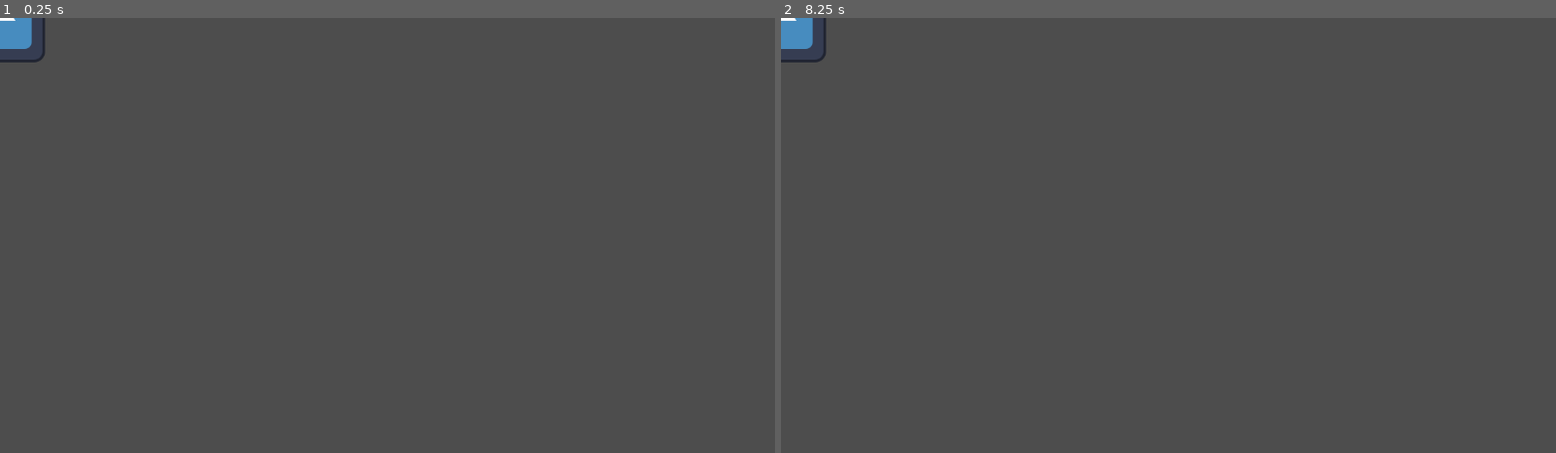
Above: before the commit, frames 1-2 (left to right).
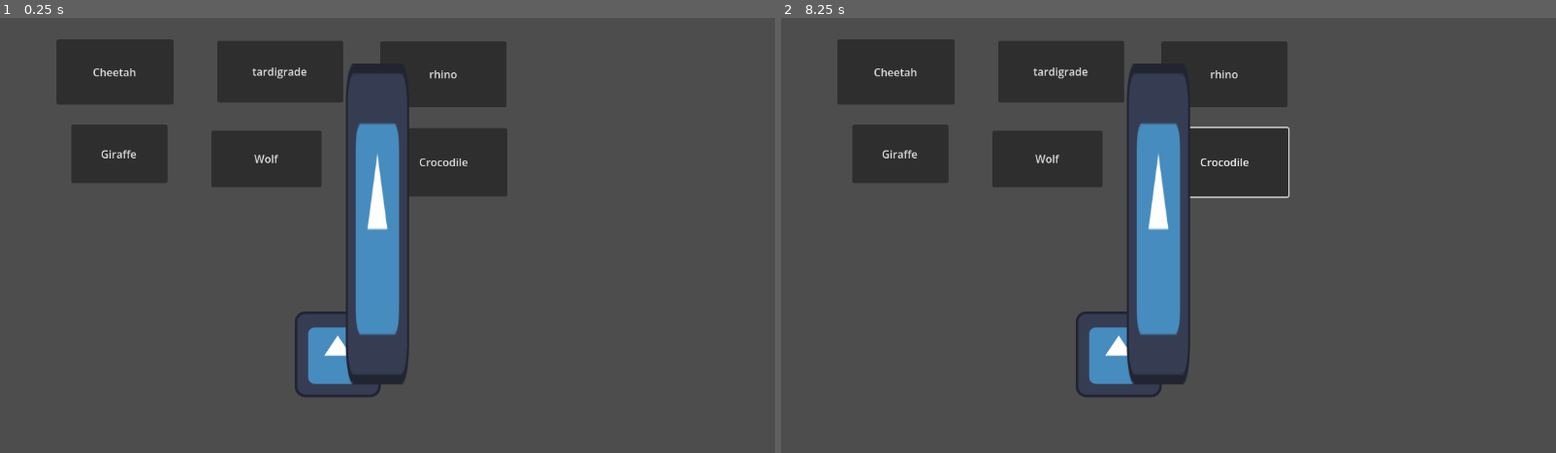
Above: after the commit, the same moments.

Repository: ClimbingWolf/Developing-Natural-Amalgams
Game: Godot game, scene res://Amalgam/amalgam_test.tscn
Two runs of this game, one before a commit and one after it. Both use one fixed random seed, a clock stepped at 60 frames per second and the inputs below. Before the commit the project starts from res://crocodile_head.tscn. The engine's default icon, where the game draws it, is replaced by a stand-in: a white triangle on a blue panel in a dark square.
Inputs (mouse positions are in pixels of both pictures, inside the frame that each line leads up to):
- Up to frame 1 (0.25 s): no input
- Up to frame 2 (8.25 s): click (897, 70) at 0.5 s, where only the run after the commit has a clickable "Cheetah"; click (1060, 70) at 1.25 s, where only the run after the commit has a clickable "tardigrade"; click (1222, 74) at 2 s, where only the run after the commit has a clickable "rhino"; click (897, 152) at 2.75 s, where only the run after the commit has a clickable "Giraffe"; click (1044, 157) at 3.5 s, where only the run after the commit has a clickable "Wolf"; click (1222, 161) at 4.25 s, where only the run after the commit has a clickable "Crocodile"; tap Enter at 5, 6.5, 8 s; move the mouse to (1339, 213) at 5.02 s; hold D (right) 5.03-5.78 s; click (1339, 213) at 5.17 s; tap Space at 5.75, 7.25 s; move the mouse to (1013, 257) at 5.77 s; hold S (down) 5.78-6.53 s; move the mouse to (1246, 139) at 6.52 s; hold D (right) 6.53-7.28 s; move the mouse to (1129, 322) at 7.27 s; hold W (up) 7.28-8.03 s; click (1129, 322) at 7.42 s; move the mouse to (1401, 300) at 8.02 s; hold Left (left) from 8.03 s (still down)

The runs differ from the first frame. In frame 1, 17% of the frame differs, in the area x 0-66%, y 0-88%; in frame 2, 17%.

Commit message:
added amalgams template

Diff:
--- a/Amalgam/AmalgamBody.gd
+++ b/Amalgam/AmalgamBody.gd
@@ -2,5 +2,13 @@
 
 class_name Amalgam_body
 
-@export var atk_mult: float
-@export var hp_mult: float
+@export var atk_mult: float = 1.0
+@export var hp_mult: float = 1.0
+
+func attatch_head(head):
+	$Head.add_child(head)
+	on_attatch(head)
+	pass
+
+func on_attatch(head):
+	pass
--- /dev/null
+++ b/Amalgam/amalgam_test.gd
@@ -0,0 +1,30 @@
+extends Node2D
+
+var cheetah = load("res://Amalgam/cheetah_body.tscn")
+var giraffe = load("res://Amalgam/giraffe_head.tscn")
+var currentBody
+var currentHead
+
+func _ready() -> void:
+	var body = cheetah.instantiate()
+	$Creature.add_child.call_deferred(body)
+	body.global_position = Vector2(500, 500)
+	var head = giraffe.instantiate()
+	body.get_node("Head").add_child.call_deferred(head)
+	head.global_position = body.get_node("HeadPos").global_position
+	currentBody = body
+	currentHead = head
+
+func _on_cheetah_pressed() -> void:
+	print(currentHead.speed)
+	currentBody.on_attatch(currentHead)
+	print(currentHead.speed)
+	pass # Replace with function body.
+
+
+func _on_tardigrade_pressed() -> void:
+	pass # Replace with function body.
+
+
+func _on_rhino_pressed() -> void:
+	pass # Replace with function body.
--- /dev/null
+++ b/Amalgam/amalgam_test.tscn
@@ -0,0 +1,54 @@
+[gd_scene format=3 uid="uid://bmegiyam1urek"]
+
+[ext_resource type="Script" uid="uid://be2c5rmkel5w8" path="res://Amalgam/amalgam_test.gd" id="1_klvlq"]
+
+[node name="Node2D" type="Node2D" unique_id=1481787741]
+script = ExtResource("1_klvlq")
+
+[node name="Creature" type="Node" parent="." unique_id=1050617304]
+
+[node name="cheetah" type="Button" parent="." unique_id=20397418]
+offset_left = 84.0
+offset_top = 32.0
+offset_right = 258.0
+offset_bottom = 129.0
+text = "Cheetah"
+
+[node name="tardigrade" type="Button" parent="." unique_id=810002463]
+offset_left = 323.0
+offset_top = 34.0
+offset_right = 510.0
+offset_bottom = 126.0
+text = "tardigrade"
+
+[node name="rhino" type="Button" parent="." unique_id=425237149]
+offset_left = 565.0
+offset_top = 35.0
+offset_right = 753.0
+offset_bottom = 133.0
+text = "rhino"
+
+[node name="giraffe" type="Button" parent="." unique_id=1257932071]
+offset_left = 106.0
+offset_top = 159.0
+offset_right = 249.0
+offset_bottom = 246.0
+text = "Giraffe"
+
+[node name="wolf" type="Button" parent="." unique_id=1523018269]
+offset_left = 314.0
+offset_top = 168.0
+offset_right = 478.0
+offset_bottom = 252.0
+text = "Wolf"
+
+[node name="crocodile" type="Button" parent="." unique_id=1208459986]
+offset_left = 566.0
+offset_top = 164.0
+offset_right = 754.0
+offset_bottom = 266.0
+text = "Crocodile"
+
+[connection signal="pressed" from="cheetah" to="." method="_on_cheetah_pressed"]
+[connection signal="pressed" from="tardigrade" to="." method="_on_tardigrade_pressed"]
+[connection signal="pressed" from="rhino" to="." method="_on_rhino_pressed"]
--- /dev/null
+++ b/Amalgam/cheetah_body.gd
@@ -0,0 +1,8 @@
+extends Amalgam_body
+
+@export var speedIncrease = 50.0
+
+func on_attatch(head):
+	#reduced attack speed by 50% or something
+	head.speed = head.speed * (1 + (speedIncrease * .01))
+	pass
--- /dev/null
+++ b/Amalgam/cheetah_body.tscn
@@ -0,0 +1,16 @@
+[gd_scene format=3 uid="uid://bdawqb80i4wdy"]
+
+[ext_resource type="Texture2D" uid="uid://ddr0uphlaa7nh" path="res://icon.svg" id="1_o4mlj"]
+[ext_resource type="Script" uid="uid://ctkbsnescmfnx" path="res://Amalgam/cheetah_body.gd" id="1_yrt2u"]
+
+[node name="Body" type="Node2D" unique_id=7729438]
+script = ExtResource("1_yrt2u")
+
+[node name="Icon" type="Sprite2D" parent="." unique_id=2098181349]
+position = Vector2(2, 1)
+texture = ExtResource("1_o4mlj")
+
+[node name="HeadPos" type="Marker2D" parent="." unique_id=249309754]
+position = Vector2(69, -72)
+
+[node name="Head" type="Node" parent="." unique_id=1585469975]
--- /dev/null
+++ b/Amalgam/crocodile_head.gd
@@ -0,0 +1,24 @@
+extends Amalgam_head
+
+var canAttack = false
+
+func _ready() -> void:
+	$AttackCooldown.wait_time = speed
+	$AttackCooldown.start()
+
+func _process(delta: float) -> void:
+	if canAttack:
+		#if detect enemies inside the collision
+		print("attacked!!!!")
+		attack()
+		canAttack = false
+		$AttackCooldown.start()
+	pass
+
+func attack():
+	print("hi i attacked")
+	#basically call enemy takeDamage method and put in the amount of damage
+
+func _on_attack_cooldown_timeout() -> void:
+	canAttack = true
+	pass
--- a/crocodile_head.tscn
+++ b/Amalgam/crocodile_head.tscn
@@ -1,12 +1,12 @@
 [gd_scene format=3 uid="uid://c2no4n0our3vs"]
 
-[ext_resource type="Script" uid="uid://8ws6sdvm7ws4" path="res://crocodile_head.gd" id="1_1wcwr"]
+[ext_resource type="Script" uid="uid://8ws6sdvm7ws4" path="res://Amalgam/crocodile_head.gd" id="1_1wcwr"]
 [ext_resource type="Texture2D" uid="uid://ddr0uphlaa7nh" path="res://icon.svg" id="2_u7wbh"]
 
 [sub_resource type="RectangleShape2D" id="RectangleShape2D_00d32"]
 size = Vector2(161.875, 126.875)
 
-[node name="Crocodile head" type="Node2D" unique_id=2124160809]
+[node name="Head" type="Node2D" unique_id=2124160809]
 script = ExtResource("1_1wcwr")
 speed = 5.0
 
--- a/crocodile_head.gd
+++ b/Amalgam/giraffe_head.gd
@@ -1,5 +1,6 @@
 extends Amalgam_head
 
+#so how does this work if it's a head but boosts the attack range?
 var canAttack = false
 
 func _ready() -> void:
@@ -17,7 +18,8 @@
 
 func attack():
 	print("hi i attacked")
+	#basically call enemy takeDamage method and put in the amount of damage
+
 
 func _on_attack_cooldown_timeout() -> void:
-	canAttack = true
-	pass
+	pass # Replace with function body.
--- /dev/null
+++ b/Amalgam/giraffe_head.tscn
@@ -0,0 +1,26 @@
+[gd_scene format=3 uid="uid://ckcsverf25kq2"]
+
+[ext_resource type="Script" uid="uid://bvov0gt5lwc8p" path="res://Amalgam/giraffe_head.gd" id="1_40jvg"]
+[ext_resource type="Texture2D" uid="uid://ddr0uphlaa7nh" path="res://icon.svg" id="2_nrwdm"]
+
+[sub_resource type="RectangleShape2D" id="RectangleShape2D_7fhlt"]
+size = Vector2(699, 140.875)
+
+[node name="Head" type="Node2D" unique_id=154818111]
+script = ExtResource("1_40jvg")
+speed = 10.0
+
+[node name="Icon" type="Sprite2D" parent="." unique_id=843647296]
+position = Vector2(-8, -121)
+scale = Vector2(0.734375, 3.734375)
+texture = ExtResource("2_nrwdm")
+
+[node name="ChompArea" type="Area2D" parent="." unique_id=531413265]
+
+[node name="CollisionShape2D" type="CollisionShape2D" parent="ChompArea" unique_id=1494183769]
+position = Vector2(420.5, 8.5625)
+shape = SubResource("RectangleShape2D_7fhlt")
+
+[node name="AttackCooldown" type="Timer" parent="." unique_id=538962284]
+
+[connection signal="timeout" from="AttackCooldown" to="." method="_on_attack_cooldown_timeout"]
--- /dev/null
+++ b/Amalgam/rhino_body.gd
@@ -0,0 +1,9 @@
+extends Amalgam_body
+
+@export var speedIncrease = 20.0
+@export var damageIncrease = 30.0
+func on_attatch(head):
+	#reduced attack speed by 20% and increase damage by 30%
+	head.speed = head.speed * (1- (speedIncrease * 0.01))
+	head.defense = head.defense * (1 + (speedIncrease * 0.01))
+	pass
--- /dev/null
+++ b/Amalgam/rhino_body.tscn
@@ -0,0 +1,15 @@
+[gd_scene format=3 uid="uid://dt6id8c5sdbkx"]
+
+[ext_resource type="Script" uid="uid://dd3355rkgmbhr" path="res://Amalgam/rhino_body.gd" id="1_1kki0"]
+[ext_resource type="Texture2D" uid="uid://ddr0uphlaa7nh" path="res://icon.svg" id="1_3yqxc"]
+
+[node name="Body" type="Node2D" unique_id=1764755761]
+script = ExtResource("1_1kki0")
+
+[node name="Icon" type="Sprite2D" parent="." unique_id=1050946712]
+texture = ExtResource("1_3yqxc")
+
+[node name="HeadPos" type="Marker2D" parent="." unique_id=453939316]
+position = Vector2(75, -73)
+
+[node name="Head" type="Node" parent="." unique_id=227956558]
--- /dev/null
+++ b/Amalgam/tardigrade_body.gd
@@ -0,0 +1,9 @@
+extends Amalgam_body
+
+@export var hpIncrease = 500
+@export var defIncrease = 100
+
+func on_attatch(head):
+	head.hp += hpIncrease
+	head.defense += defIncrease
+	pass
--- /dev/null
+++ b/Amalgam/tardigrade_body.tscn
@@ -0,0 +1,16 @@
+[gd_scene format=3 uid="uid://dxj1tshdkub62"]
+
+[ext_resource type="Texture2D" uid="uid://ddr0uphlaa7nh" path="res://icon.svg" id="1_bptfo"]
+[ext_resource type="Script" uid="uid://dd7kivoc7bkdw" path="res://Amalgam/tardigrade_body.gd" id="1_r5wah"]
+
+[node name="Body" type="Node2D" unique_id=1505599932]
+script = ExtResource("1_r5wah")
+
+[node name="HeadPos" type="Marker2D" parent="." unique_id=574165725]
+position = Vector2(77, -81)
+
+[node name="Icon" type="Sprite2D" parent="." unique_id=763406642]
+position = Vector2(2, -3)
+texture = ExtResource("1_bptfo")
+
+[node name="Head" type="Node" parent="." unique_id=1719906323]
--- /dev/null
+++ b/Amalgam/wolf_head.gd
@@ -0,0 +1,24 @@
+extends Amalgam_head
+
+var canAttack = false
+
+func _ready() -> void:
+	$AttackCooldown.wait_time = speed
+	$AttackCooldown.start()
+
+func _process(delta: float) -> void:
+	if canAttack:
+		#if detect enemies inside the collision
+		print("attacked!!!!")
+		attack()
+		canAttack = false
+		$AttackCooldown.start()
+	pass
+
+func attack():
+	print("hi i attacked")
+	#basically call enemy takeDamage method and put in the amount of damage
+
+func _on_attack_cooldown_timeout() -> void:
+	canAttack = true
+	pass
--- /dev/null
+++ b/Amalgam/wolf_head.tscn
@@ -0,0 +1,25 @@
+[gd_scene format=3 uid="uid://csdmu3itfwg40"]
+
+[ext_resource type="Script" uid="uid://btjpuf6fvhux8" path="res://Amalgam/wolf_head.gd" id="1_3fsil"]
+[ext_resource type="Texture2D" uid="uid://ddr0uphlaa7nh" path="res://icon.svg" id="1_iy88v"]
+
+[sub_resource type="RectangleShape2D" id="RectangleShape2D_ibaea"]
+size = Vector2(161.875, 126.875)
+
+[node name="Head" type="Node2D" unique_id=1328991107]
+script = ExtResource("1_3fsil")
+
+[node name="Icon" type="Sprite2D" parent="." unique_id=671916892]
+position = Vector2(-0.9999995, -19)
+scale = Vector2(1.078125, 0.6015625)
+texture = ExtResource("1_iy88v")
+
+[node name="ChompArea" type="Area2D" parent="." unique_id=438181909]
+
+[node name="CollisionShape2D" type="CollisionShape2D" parent="ChompArea" unique_id=71032075]
+position = Vector2(151.9375, 1.5625)
+shape = SubResource("RectangleShape2D_ibaea")
+
+[node name="AttackCooldown" type="Timer" parent="." unique_id=299273955]
+
+[connection signal="timeout" from="AttackCooldown" to="." method="_on_attack_cooldown_timeout"]
--- a/cheetah_body.tscn
+++ /dev/null
@@ -1,3 +0,0 @@
-[gd_scene format=3 uid="uid://bdawqb80i4wdy"]
-
-[node name="Cheetah body" type="Node2D" unique_id=7729438]
--- a/project.godot
+++ b/project.godot
@@ -11,7 +11,7 @@
 [application]
 
 config/name="DNA-Game"
-run/main_scene="uid://c2no4n0our3vs"
+run/main_scene="uid://bmegiyam1urek"
 config/features=PackedStringArray("4.6", "Forward Plus")
 config/icon="res://icon.svg"
 
Not shown, added: Amalgam/amalgam_test.gd.uid
Not shown, added: Amalgam/cheetah_body.gd.uid
Renamed: crocodile_head.gd.uid -> Amalgam/crocodile_head.gd.uid
Not shown, added: Amalgam/giraffe_head.gd.uid
Not shown, added: Amalgam/rhino_body.gd.uid
Not shown, added: Amalgam/tardigrade_body.gd.uid
Not shown, added: Amalgam/wolf_head.gd.uid
